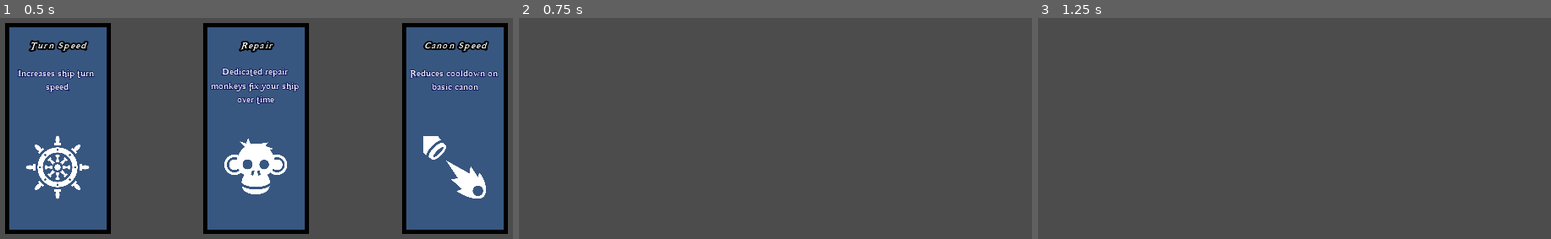
Above: before the commit, frames 1-3 (left to right).
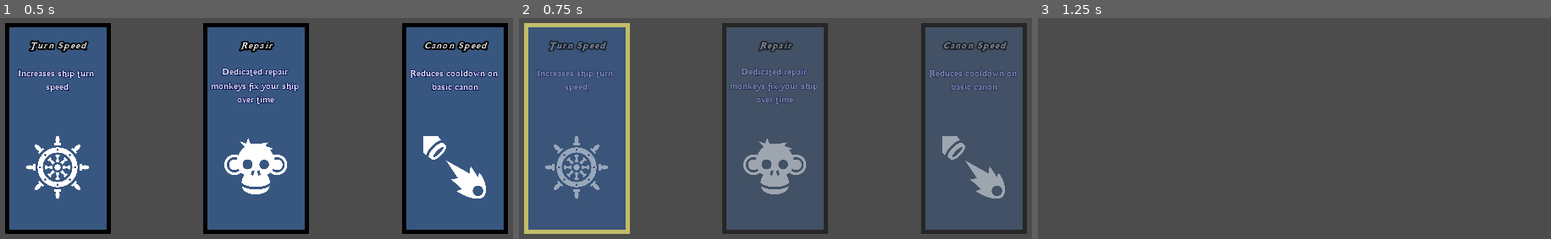
Above: after the commit, the same moments.

Repository: ktosox/Vam-pirate-Ship-vivors
Game: Godot game, scene res://UI/Overlay/LevelUp.tscn
The game is run twice, just before and just after one commit, with the same random seed, the same clock (stepped at 60 frames per second) and the same inputs. This scene is started directly instead of the project's main scene. The engine's default icon, where the game draws it, is replaced by a stand-in: a white triangle on a blue panel in a dark square. Sound files missing from this copy of the repository are replaced by a short silence.
Inputs (mouse positions are in pixels of both pictures, inside the frame that each line leads up to):
- Up to frame 1 (0.5 s): no input
- Up to frame 2 (0.75 s): click (575, 128) at 0.5 s
- Up to frame 3 (1.25 s): no input

Frame 1 is identical in both runs. In frame 2, 59% of the frame differs, in the area x 0-100%, y 2-98%; in frame 3, nothing differs.
Error in both runs: Invalid set index 'angular_damp' (on base: 'Nil') with value of type 'float'. (res://Managers/GameManager.gd:42)

Commit message:
added 3D ship as player
also boons dont need mouse now

Diff:
--- a/Game/Actors/Enemies/Enemy.gd
+++ b/Game/Actors/Enemies/Enemy.gd
@@ -43,6 +43,7 @@
 
 func _on_HiBox_area_entered(area):
 	healthPoints -= area.damage
+	$Flash.stop()
 	$Flash.play("New Anim")
 	if healthPoints < 0:
 		die()
--- a/Game/Actors/Player/Player.gd
+++ b/Game/Actors/Player/Player.gd
@@ -34,6 +34,7 @@
 
 	$Label.rect_position = global_position + Vector2(-32,-20)
 	$Label.text = "Angular: " + str(angular_velocity) + " / Linear: " + str(linear_velocity)
+	$ViewportContainer/Viewport/Galeon.rotation.z = angular_velocity * 0.4
 	health += regen * delta
 	health = min(health,100)
 
--- a/Game/Actors/Player/Player.tscn
+++ b/Game/Actors/Player/Player.tscn
@@ -6,6 +6,7 @@
 [ext_resource path="res://UI/Overlay/TopBar.tscn" type="PackedScene" id=4]
 [ext_resource path="res://Actors/Enemies/Spawner.tscn" type="PackedScene" id=5]
 [ext_resource path="res://Actors/Player/Attacks/Cannon.tscn" type="PackedScene" id=6]
+[ext_resource path="res://Actors/Player/Galeon.obj" type="ArrayMesh" id=7]
 
 [sub_resource type="CapsuleShape2D" id=3]
 radius = 28.0
@@ -17,6 +18,62 @@
 
 [sub_resource type="CircleShape2D" id=4]
 radius = 136.0
+
+[sub_resource type="Animation" id=6]
+length = 0.001
+tracks/0/type = "value"
+tracks/0/path = NodePath("Galeon:translation")
+tracks/0/interp = 1
+tracks/0/loop_wrap = true
+tracks/0/imported = false
+tracks/0/enabled = true
+tracks/0/keys = {
+"times": PoolRealArray( 0 ),
+"transitions": PoolRealArray( 1 ),
+"update": 0,
+"values": [ Vector3( 0, 0, 0 ) ]
+}
+tracks/1/type = "value"
+tracks/1/path = NodePath("ARVRCamera:rotation_degrees")
+tracks/1/interp = 1
+tracks/1/loop_wrap = true
+tracks/1/imported = false
+tracks/1/enabled = true
+tracks/1/keys = {
+"times": PoolRealArray( 0 ),
+"transitions": PoolRealArray( 1 ),
+"update": 0,
+"values": [ Vector3( -90, -180, 0 ) ]
+}
+
+[sub_resource type="Animation" id=7]
+resource_name = "wobble"
+length = 3.0
+loop = true
+tracks/0/type = "value"
+tracks/0/path = NodePath("Galeon:translation")
+tracks/0/interp = 1
+tracks/0/loop_wrap = true
+tracks/0/imported = false
+tracks/0/enabled = true
+tracks/0/keys = {
+"times": PoolRealArray( 0, 1, 2.3 ),
+"transitions": PoolRealArray( 0.5, -2, 2 ),
+"update": 0,
+"values": [ Vector3( 0, 0, 0 ), Vector3( 0, 0.12, 0 ), Vector3( 0, -0.2, 0 ) ]
+}
+tracks/1/type = "value"
+tracks/1/path = NodePath("ARVRCamera:rotation_degrees")
+tracks/1/interp = 1
+tracks/1/loop_wrap = true
+tracks/1/imported = false
+tracks/1/enabled = true
+tracks/1/keys = {
+"times": PoolRealArray( 0, 1.5 ),
+"transitions": PoolRealArray( 1, -2 ),
+"update": 0,
+"values": [ Vector3( -90, -180, 0 ), Vector3( -93, -180, 0 ) ]
+}
 
 [node name="Player" type="RigidBody2D"]
 collision_layer = 32
@@ -32,10 +89,12 @@
 [node name="HealthBar" parent="." instance=ExtResource( 2 )]
 
 [node name="Polygon2D" type="Polygon2D" parent="."]
+visible = false
 color = Color( 0.403922, 0.188235, 0.0705882, 1 )
 polygon = PoolVector2Array( 0, -40, 16, -16, 16, 24, 0, 32, -16, 24, -16, -16 )
 
 [node name="Line2D" type="Line2D" parent="."]
+visible = false
 points = PoolVector2Array( -24, 0, 24, 0 )
 default_color = Color( 1, 1, 1, 1 )
 joint_mode = 1
@@ -111,6 +170,35 @@
 wait_time = 1.2
 autostart = true
 
+[node name="ViewportContainer" type="ViewportContainer" parent="."]
+margin_left = -100.0
+margin_top = -100.0
+margin_right = 100.0
+margin_bottom = 100.0
+stretch = true
+
+[node name="Viewport" type="Viewport" parent="ViewportContainer"]
+size = Vector2( 200, 200 )
+transparent_bg = true
+handle_input_locally = false
+render_target_update_mode = 3
+
+[node name="Galeon" type="MeshInstance" parent="ViewportContainer/Viewport"]
+mesh = ExtResource( 7 )
+skeleton = NodePath("../../..")
+
+[node name="ARVRCamera" type="ARVRCamera" parent="ViewportContainer/Viewport"]
+transform = Transform( -1, 1.50996e-07, 6.60024e-15, 0, -4.37114e-08, 1, 1.50996e-07, 1, 4.37114e-08, 0, 11.3, 0 )
+keep_aspect = 0
+current = true
+fov = 84.4
+
+[node name="AnimationPlayer" type="AnimationPlayer" parent="ViewportContainer/Viewport"]
+autoplay = "wobble"
+playback_speed = 0.8
+anims/RESET = SubResource( 6 )
+anims/wobble = SubResource( 7 )
+
 [connection signal="body_entered" from="LootEater" to="." method="_on_LootEater_body_entered"]
 [connection signal="area_entered" from="HitBox" to="." method="_on_HitBox_area_entered"]
 [connection signal="timeout" from="RandomHealthUpdate" to="." method="_on_RandomHealthUpdate_timeout"]
--- a/Game/UI/Overlay/Boon.gd
+++ b/Game/UI/Overlay/Boon.gd
@@ -2,16 +2,17 @@
 
 var ID
 
-
+func _input(event):
+	if has_focus() and event.is_action_pressed("ui_accept"):
+		_on_Boon_pressed()
 
 func load_data(boon : Boon):
-
 	$Layout/Name.text = boon.name
 	$Layout/Description.bbcode_text = "[center]" + boon.description
 	$Layout/Icon.texture = boon.icon
 	pass
 
 func _on_Boon_pressed():
-	GM.do_a_boon($Layout/Name.text)
-	get_parent().get_parent().queue_free()
+
+	get_parent().get_parent().boon_selected($Layout/Name.text)
 	pass # Replace with function body.
--- a/Game/UI/Overlay/Boon.tscn
+++ b/Game/UI/Overlay/Boon.tscn
@@ -52,6 +52,7 @@
 size_flags_vertical = 4
 custom_styles/hover = SubResource( 1 )
 custom_styles/pressed = SubResource( 3 )
+custom_styles/focus = SubResource( 1 )
 custom_styles/normal = SubResource( 2 )
 script = ExtResource( 1 )
 
--- a/Game/UI/Overlay/GameOver.tscn
+++ b/Game/UI/Overlay/GameOver.tscn
@@ -47,7 +47,7 @@
 custom_colors/font_outline_modulate = Color( 0, 0, 0, 1 )
 custom_colors/font_color_shadow = Color( 0, 0, 0, 1 )
 custom_constants/shadow_offset_x = 2
-text = "PRESS F5 TO TRY AGAIN"
+text = "REFRESH PAGE TO TRY AGAIN"
 align = 1
 
 [node name="Control" type="Control" parent="VBoxContainer"]
--- a/Game/UI/Overlay/LevelUp.gd
+++ b/Game/UI/Overlay/LevelUp.gd
@@ -1,4 +1,6 @@
 extends CanvasLayer
+
+var spent = false
 
 func _ready():
 	get_tree().paused = true
@@ -10,5 +12,27 @@
 	$Layout/Boon3.load_data(GM.ID_to_boon(selectedBoons[2]))
 
 
+func boon_selected(name):
+	if !spent:
+		spent = true
+	else:
+		return
+	GM.do_a_boon(name)
+	$AnimationPlayer.play("New Anim")
+	pass
+
+
+func _input(event):
+	if spent:
+		return
+	if event.is_action_pressed("ui_up"):
+		$Layout/Boon2.call_deferred("grab_focus")
+	if event.is_action_pressed("ui_left"):
+		$Layout/Boon.call_deferred("grab_focus")
+	if event.is_action_pressed("ui_right"):
+		$Layout/Boon3.call_deferred("grab_focus")
+
+
+
 func _exit_tree():
 	get_tree().paused = false
--- a/Game/UI/Overlay/LevelUp.tscn
+++ b/Game/UI/Overlay/LevelUp.tscn
@@ -1,7 +1,52 @@
-[gd_scene load_steps=3 format=2]
+[gd_scene load_steps=5 format=2]
 
 [ext_resource path="res://UI/Overlay/Boon.tscn" type="PackedScene" id=1]
 [ext_resource path="res://UI/Overlay/LevelUp.gd" type="Script" id=2]
+
+[sub_resource type="Animation" id=1]
+resource_name = "New Anim"
+length = 0.7
+tracks/0/type = "value"
+tracks/0/path = NodePath("Layout:modulate")
+tracks/0/interp = 1
+tracks/0/loop_wrap = true
+tracks/0/imported = false
+tracks/0/enabled = true
+tracks/0/keys = {
+"times": PoolRealArray( 0, 0.6 ),
+"transitions": PoolRealArray( 0.5, 0.5 ),
+"update": 0,
+"values": [ Color( 1, 1, 1, 1 ), Color( 1, 1, 1, 0 ) ]
+}
+tracks/1/type = "method"
+tracks/1/path = NodePath(".")
+tracks/1/interp = 1
+tracks/1/loop_wrap = true
+tracks/1/imported = false
+tracks/1/enabled = true
+tracks/1/keys = {
+"times": PoolRealArray( 0.6 ),
+"transitions": PoolRealArray( 1 ),
+"values": [ {
+"args": [  ],
+"method": "queue_free"
+} ]
+}
+
+[sub_resource type="Animation" id=2]
+length = 0.001
+tracks/0/type = "value"
+tracks/0/path = NodePath("Layout:modulate")
+tracks/0/interp = 1
+tracks/0/loop_wrap = true
+tracks/0/imported = false
+tracks/0/enabled = true
+tracks/0/keys = {
+"times": PoolRealArray( 0 ),
+"transitions": PoolRealArray( 1 ),
+"update": 0,
+"values": [ Color( 1, 1, 1, 1 ) ]
+}
 
 [node name="LevelUp" type="CanvasLayer"]
 pause_mode = 2
@@ -34,3 +79,7 @@
 margin_bottom = 720.0
 size_flags_horizontal = 3
 size_flags_stretch_ratio = 0.2
+
+[node name="AnimationPlayer" type="AnimationPlayer" parent="."]
+"anims/New Anim" = SubResource( 1 )
+anims/RESET = SubResource( 2 )
Not shown, added: Game/Actors/Player/Galeon.obj
Not shown: 1 places in Game/Actors/Player/Player.tscn that only renumber resources
Not shown, added: Game/Actors/Player/dingy.obj
Not shown, added: Game/Actors/Player/watercraftPack_003.mtl
Not shown, added: Game/Actors/Player/watercraftPack_003.obj
Not shown, added: Game/Actors/Player/watercraftPack_007.mtl
Not shown, added: Game/Actors/Player/watercraftPack_029.mtl
